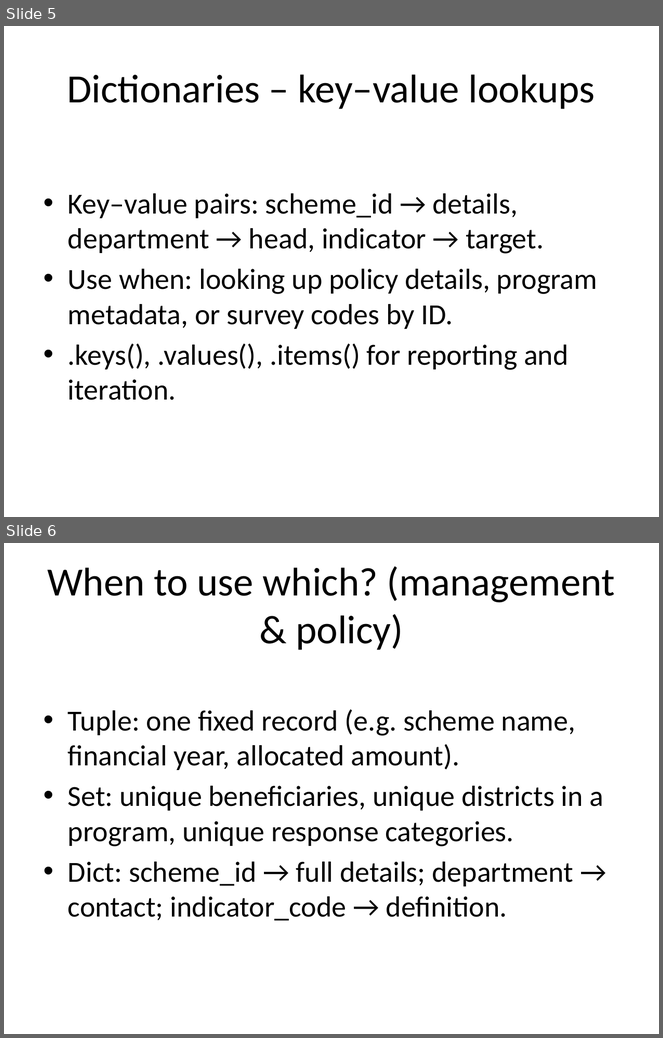
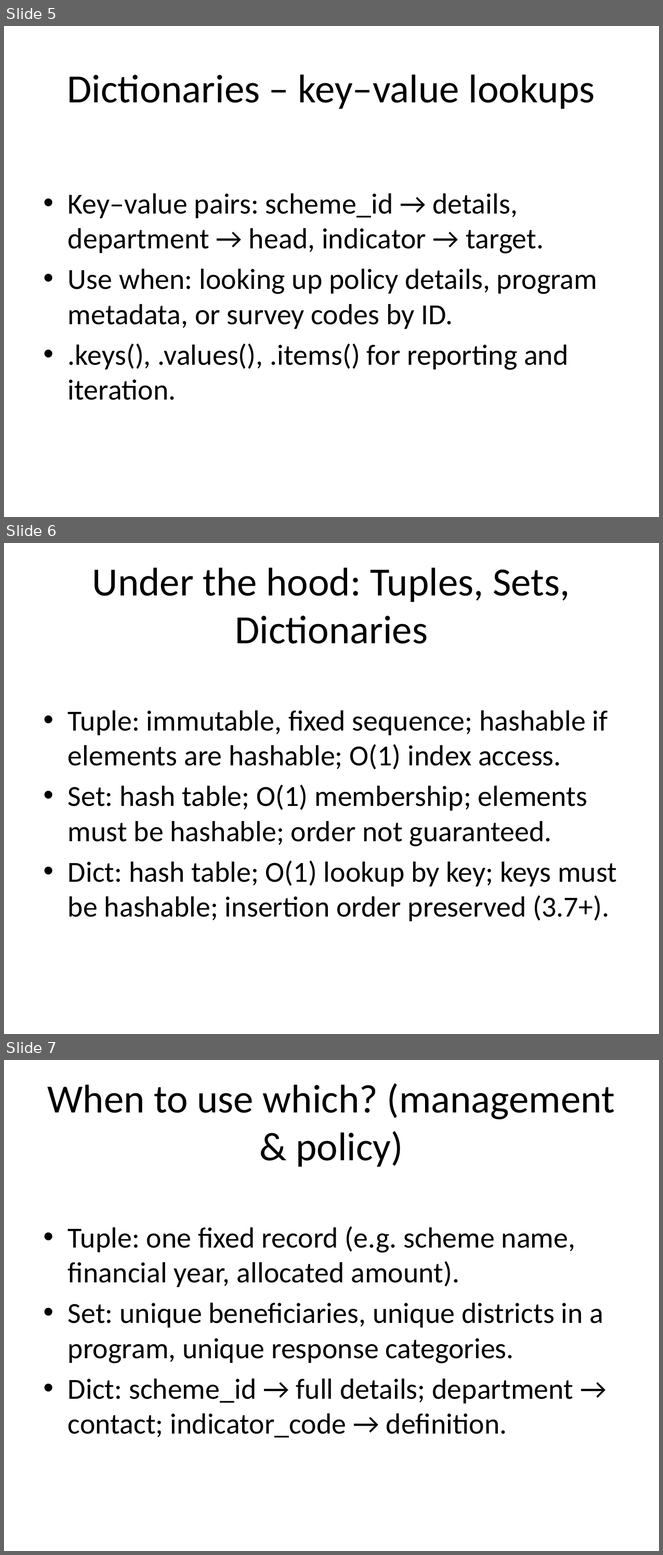
Before and after one commit to liveprasad/FoP_Sessions_8_9, a slide deck: Session8_Tuples_Sets_Dictionaries.pptx. Shown one above the other, each under a label of ours: slides 5 and 6 before the commit, slides 5, 6 and 7 after it. The pictures are 663x1038 and 663x1555 pixels, drawn with LibreOffice and Linux fonts; fonts in the diff are those of the drawing. Boxes give left, top, right and bottom in pixels: in the first picture for what was removed or moved away, otherwise in the second. Text is boxed around its words. In the diff, an @@ line names an element or a change of style, - is before the commit and + after.

```diff
--- a/Session8_Tuples_Sets_Dictionaries.pptx
+++ b/Session8_Tuples_Sets_Dictionaries.pptx
@@ slide 6 added at bbox=[4, 543, 659, 1034], background #FFFFFF @@
@@ title added at bbox=[92, 567, 570, 644], 44 pt, text #000000 @@
+Under the hood: Tuples, Sets, Dictionaries
@@ text added at bbox=[68, 710, 617, 922], 32 pt, text #000000 @@
+• Tuple: immutable, fixed sequence; hashable if elements are hashable; O(1) index access.
+• Set: hash table; O(1) membership; elements must be hashable; order not guaranteed.
+• Dict: hash table; O(1) lookup by key; keys must be hashable; insertion order preserved (3.7+).
@@ what was slide 6 is now slide 7 @@
```
Also in this commit, not shown: 2 other files.
